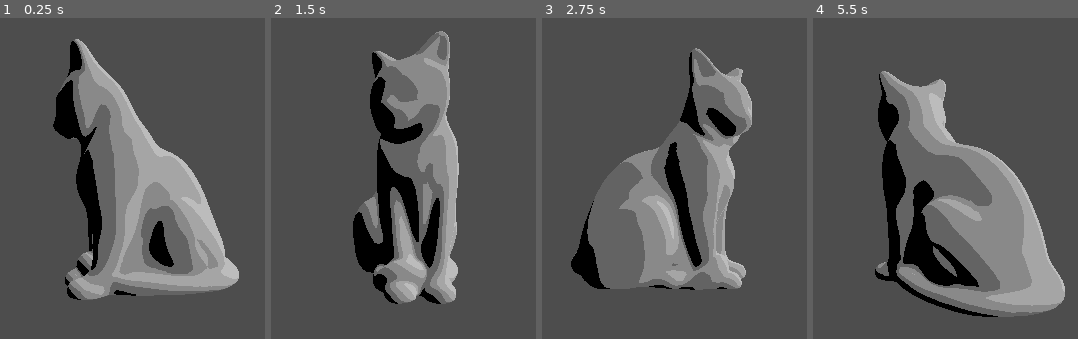
Above: before the commit, frames 1-4 (left to right).
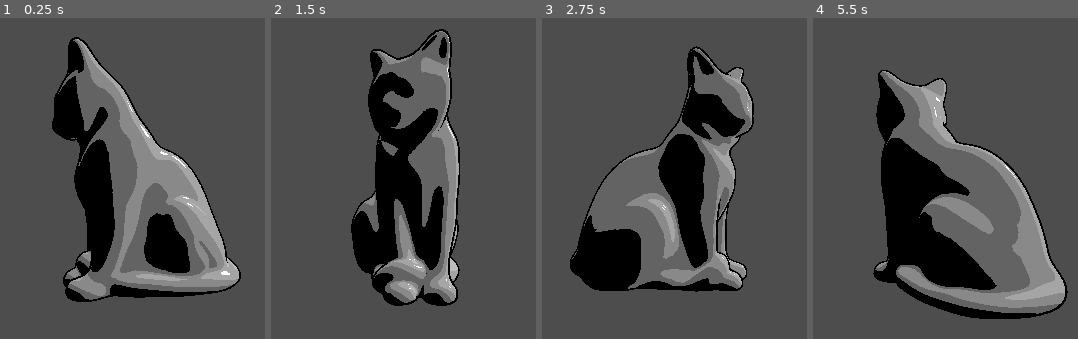
Above: after the commit, the same moments.

Repository: MaronkaJozsef/VFX
Game: Godot game, scene res://Effects/Toon/Toon.tscn
Two runs of this game, one before a commit and one after it. Both use one fixed random seed, a clock stepped at 60 frames per second and the inputs below. The project has no main scene, so this scene is started directly.
Inputs (mouse positions are in pixels of both pictures, inside the frame that each line leads up to):
- Up to frame 1 (0.25 s): no input
- Up to frame 2 (1.5 s): move the mouse to (outside the picture) at 0.52 s; move the mouse to (outside the picture) at 1.27 s
- Up to frame 3 (2.75 s): move the mouse to (754, 95) at 2.02 s
- Up to frame 4 (5.5 s): move the mouse to (905, 284) at 2.77 s; move the mouse to (outside the picture) at 3.52 s; move the mouse to (outside the picture) at 4.27 s; move the mouse to (985, 194) at 5.02 s

The runs differ from the first frame. In frame 1, 21% of the frame differs, in the area x 19-91%, y 5-89%; in frame 2, 15%; in frame 3, 19%; in frame 4, 19%.

Commit message:
Toon shader outline & specular highlight

Diff:
--- a/Effects/Toon/Toon.gdshader
+++ b/Effects/Toon/Toon.gdshader
@@ -12,4 +12,8 @@
 	float intensity = dot(NORMAL, LIGHT) * 2.5f + 2.5f;
 	float band = floor(intensity) * 0.2f;
 	DIFFUSE_LIGHT = band * LIGHT_COLOR * 0.2f;
+
+	vec3 specularReflection = reflect(LIGHT, NORMAL);
+	float specular = clamp(dot(specularReflection, -VIEW), 0.0f, 1.0f);
+	SPECULAR_LIGHT = round(pow(specular, 128.0f)) * LIGHT_COLOR * 0.5f;
 }
--- a/Effects/Toon/Toon.tres
+++ b/Effects/Toon/Toon.tres
@@ -1,7 +1,42 @@
-[gd_resource type="VisualShader" load_steps=8 format=3 uid="uid://c28uuprk8m7vt"]
+[gd_resource type="VisualShader" load_steps=20 format=3 uid="uid://c28uuprk8m7vt"]
+
+[sub_resource type="VisualShaderNodeVectorOp" id="VisualShaderNodeVectorOp_8pj1k"]
+operator = 10
+
+[sub_resource type="VisualShaderNodeInput" id="VisualShaderNodeInput_ww1fi"]
+input_name = "light"
+
+[sub_resource type="VisualShaderNodeInput" id="VisualShaderNodeInput_hsw0s"]
+input_name = "normal"
+
+[sub_resource type="VisualShaderNodeDotProduct" id="VisualShaderNodeDotProduct_ew3jo"]
+
+[sub_resource type="VisualShaderNodeInput" id="VisualShaderNodeInput_wl7o3"]
+input_name = "view"
+
+[sub_resource type="VisualShaderNodeVectorFunc" id="VisualShaderNodeVectorFunc_sfmsm"]
+function = 2
+
+[sub_resource type="VisualShaderNodeClamp" id="VisualShaderNodeClamp_cs45b"]
+
+[sub_resource type="VisualShaderNodeFloatOp" id="VisualShaderNodeFloatOp_8hjfv"]
+default_input_values = [0, 0.0, 1, 128.0]
+operator = 5
 
 [sub_resource type="VisualShaderNodeInput" id="VisualShaderNodeInput_murb7"]
 input_name = "normal"
+
+[sub_resource type="VisualShaderNodeVectorOp" id="VisualShaderNodeVectorOp_dm7su"]
+operator = 2
+
+[sub_resource type="VisualShaderNodeInput" id="VisualShaderNodeInput_n1obx"]
+input_name = "light_color"
+
+[sub_resource type="VisualShaderNodeVectorOp" id="VisualShaderNodeVectorOp_hitor"]
+operator = 2
+
+[sub_resource type="VisualShaderNodeFloatConstant" id="VisualShaderNodeFloatConstant_dxa65"]
+constant = 0.2
 
 [sub_resource type="VisualShaderNodeDotProduct" id="VisualShaderNodeDotProduct_qx3fo"]
 
@@ -57,25 +92,102 @@
 	float n_out9p0 = n_out7p0 * n_in9p1;
 
 
+// Input:11
+	vec3 n_out11p0 = LIGHT;
+
+
+// Input:12
+	vec3 n_out12p0 = NORMAL;
+
+
+// VectorOp:10
+	vec3 n_out10p0 = reflect(n_out11p0, n_out12p0);
+
+
+// Input:14
+	vec3 n_out14p0 = VIEW;
+
+
+// VectorFunc:17
+	vec3 n_out17p0 = -(n_out14p0);
+
+
+// DotProduct:13
+	float n_out13p0 = dot(n_out10p0, n_out17p0);
+
+
+// Clamp:18
+	float n_in18p1 = 0.00000;
+	float n_in18p2 = 1.00000;
+	float n_out18p0 = clamp(n_out13p0, n_in18p1, n_in18p2);
+
+
+// FloatOp:19
+	float n_in19p1 = 128.00000;
+	float n_out19p0 = pow(n_out18p0, n_in19p1);
+
+
+// Input:21
+	vec3 n_out21p0 = LIGHT_COLOR;
+
+
+// VectorOp:20
+	vec3 n_out20p0 = vec3(n_out19p0) * n_out21p0;
+
+
+// FloatConstant:23
+	float n_out23p0 = 0.200000;
+
+
+// VectorOp:22
+	vec3 n_out22p0 = n_out20p0 * vec3(n_out23p0);
+
+
 // Output:0
 	DIFFUSE_LIGHT = vec3(n_out9p0);
+	SPECULAR_LIGHT = n_out22p0;
 
 
 }
 "
-nodes/light/0/position = Vector2(340, 40)
+graph_offset = Vector2(-506.759, 51.5755)
+nodes/light/0/position = Vector2(340, 120)
 nodes/light/2/node = SubResource("VisualShaderNodeInput_murb7")
-nodes/light/2/position = Vector2(-540, 40)
+nodes/light/2/position = Vector2(-720, -180)
 nodes/light/3/node = SubResource("VisualShaderNodeDotProduct_qx3fo")
-nodes/light/3/position = Vector2(-260, 40)
+nodes/light/3/position = Vector2(-440, -180)
 nodes/light/4/node = SubResource("VisualShaderNodeInput_xq6ig")
-nodes/light/4/position = Vector2(-540, 120)
+nodes/light/4/position = Vector2(-720, -100)
 nodes/light/6/node = SubResource("VisualShaderNodeFloatConstant_ql7wn")
-nodes/light/6/position = Vector2(-340, 200)
+nodes/light/6/position = Vector2(-520, -20)
 nodes/light/7/node = SubResource("VisualShaderNodeFloatFunc_nmek2")
-nodes/light/7/position = Vector2(0, 40)
+nodes/light/7/position = Vector2(-180, -180)
 nodes/light/8/node = SubResource("VisualShaderNodeMultiplyAdd_ntdts")
-nodes/light/8/position = Vector2(-140, 40)
+nodes/light/8/position = Vector2(-320, -180)
 nodes/light/9/node = SubResource("VisualShaderNodeFloatOp_3yfdm")
-nodes/light/9/position = Vector2(180, 40)
-nodes/light/connections = PackedInt32Array(2, 0, 3, 0, 4, 0, 3, 1, 3, 0, 8, 0, 6, 0, 8, 1, 6, 0, 8, 2, 8, 0, 7, 0, 7, 0, 9, 0, 9, 0, 0, 0)
+nodes/light/9/position = Vector2(0, -180)
+nodes/light/10/node = SubResource("VisualShaderNodeVectorOp_8pj1k")
+nodes/light/10/position = Vector2(-880, 20)
+nodes/light/11/node = SubResource("VisualShaderNodeInput_ww1fi")
+nodes/light/11/position = Vector2(-1200, 60)
+nodes/light/12/node = SubResource("VisualShaderNodeInput_hsw0s")
+nodes/light/12/position = Vector2(-1200, 140)
+nodes/light/13/node = SubResource("VisualShaderNodeDotProduct_ew3jo")
+nodes/light/13/position = Vector2(-660, 140)
+nodes/light/14/node = SubResource("VisualShaderNodeInput_wl7o3")
+nodes/light/14/position = Vector2(-1200, 280)
+nodes/light/17/node = SubResource("VisualShaderNodeVectorFunc_sfmsm")
+nodes/light/17/position = Vector2(-840, 220)
+nodes/light/18/node = SubResource("VisualShaderNodeClamp_cs45b")
+nodes/light/18/position = Vector2(-520, 140)
+nodes/light/19/node = SubResource("VisualShaderNodeFloatOp_8hjfv")
+nodes/light/19/position = Vector2(-340, 180)
+nodes/light/20/node = SubResource("VisualShaderNodeVectorOp_dm7su")
+nodes/light/20/position = Vector2(-160, 220)
+nodes/light/21/node = SubResource("VisualShaderNodeInput_n1obx")
+nodes/light/21/position = Vector2(-460, 340)
+nodes/light/22/node = SubResource("VisualShaderNodeVectorOp_hitor")
+nodes/light/22/position = Vector2(0, 320)
+nodes/light/23/node = SubResource("VisualShaderNodeFloatConstant_dxa65")
+nodes/light/23/position = Vector2(-240, 440)
+nodes/light/connections = PackedInt32Array(2, 0, 3, 0, 4, 0, 3, 1, 3, 0, 8, 0, 6, 0, 8, 1, 6, 0, 8, 2, 8, 0, 7, 0, 7, 0, 9, 0, 9, 0, 0, 0, 11, 0, 10, 0, 12, 0, 10, 1, 10, 0, 13, 0, 14, 0, 17, 0, 17, 0, 13, 1, 13, 0, 18, 0, 18, 0, 19, 0, 19, 0, 20, 0, 21, 0, 20, 1, 23, 0, 22, 1, 22, 0, 0, 1, 20, 0, 22, 0)
--- a/Effects/Toon/Toon.tscn
+++ b/Effects/Toon/Toon.tscn
@@ -1,17 +1,24 @@
-[gd_scene load_steps=5 format=3 uid="uid://cbtv3f56veyfr"]
+[gd_scene load_steps=7 format=3 uid="uid://cbtv3f56veyfr"]
 
 [ext_resource type="PackedScene" uid="uid://n2h6i763ps46" path="res://Prefabs/Rotator.tscn" id="1_0pok2"]
 [ext_resource type="ArrayMesh" uid="uid://dp7vcxr2ke3t2" path="res://Effects/CoordinateSpaces/CatMesh.tres" id="2_5rwm0"]
 [ext_resource type="Shader" path="res://Effects/Toon/Toon.gdshader" id="2_fhvht"]
+[ext_resource type="Shader" path="res://Effects/Toon/ToonOutline.gdshader" id="3_tlq8d"]
+
+[sub_resource type="ShaderMaterial" id="ShaderMaterial_bi30l"]
+render_priority = 0
+shader = ExtResource("2_fhvht")
 
 [sub_resource type="ShaderMaterial" id="ShaderMaterial_riedg"]
 render_priority = 0
-shader = ExtResource("2_fhvht")
+next_pass = SubResource("ShaderMaterial_bi30l")
+shader = ExtResource("3_tlq8d")
+shader_parameter/offset = 0.002
 
 [node name="Toon" type="Node3D"]
 
 [node name="DirectionalLight3D" type="DirectionalLight3D" parent="."]
-transform = Transform3D(-0.845779, 0.44862, -0.288789, 0.261617, 0.820456, 0.508339, 0.464989, 0.35439, -0.811291, 0, 0, 0)
+transform = Transform3D(-0.565883, 0.557049, -0.607843, 0.261617, 0.820456, 0.508338, 0.781878, 0.128638, -0.610016, 0, 0, 0)
 shadow_enabled = true
 
 [node name="Camera3D" type="Camera3D" parent="."]
--- /dev/null
+++ b/Effects/Toon/ToonOutline.gdshader
@@ -0,0 +1,12 @@
+shader_type spatial;
+render_mode cull_front, unshaded;
+
+uniform float offset: hint_range(0.0, 1.0, 0.001) = 0.1f;
+
+void vertex() {
+	VERTEX += NORMAL * offset;
+}
+
+void fragment() {
+	ALBEDO = vec3(0);
+}
--- /dev/null
+++ b/Effects/Toon/ToonOutline.tres
@@ -0,0 +1,87 @@
+[gd_resource type="VisualShader" load_steps=7 format=3 uid="uid://cgx5v1b5y0wbn"]
+
+[sub_resource type="VisualShaderNodeColorConstant" id="VisualShaderNodeColorConstant_pdr11"]
+constant = Color(0, 0, 0, 1)
+
+[sub_resource type="VisualShaderNodeInput" id="VisualShaderNodeInput_7epse"]
+input_name = "normal"
+
+[sub_resource type="VisualShaderNodeVectorOp" id="VisualShaderNodeVectorOp_58axq"]
+operator = 2
+
+[sub_resource type="VisualShaderNodeFloatParameter" id="VisualShaderNodeFloatParameter_rjqdw"]
+parameter_name = "FloatParameter"
+hint = 2
+step = 0.001
+default_value_enabled = true
+default_value = 0.002
+
+[sub_resource type="VisualShaderNodeInput" id="VisualShaderNodeInput_5lmdv"]
+input_name = "vertex"
+
+[sub_resource type="VisualShaderNodeVectorOp" id="VisualShaderNodeVectorOp_4vgnj"]
+
+[resource]
+code = "shader_type spatial;
+render_mode blend_mix, depth_draw_opaque, cull_front, diffuse_lambert, specular_disabled, unshaded;
+
+uniform float FloatParameter : hint_range(0, 1, 0.0010000000475) = 0.00200000009499;
+
+
+
+void vertex() {
+// Input:5
+	vec3 n_out5p0 = VERTEX;
+
+
+// Input:2
+	vec3 n_out2p0 = NORMAL;
+
+
+// FloatParameter:4
+	float n_out4p0 = FloatParameter;
+
+
+// VectorOp:3
+	vec3 n_out3p0 = n_out2p0 * vec3(n_out4p0);
+
+
+// VectorOp:6
+	vec3 n_out6p0 = n_out5p0 + n_out3p0;
+
+
+// Output:0
+	VERTEX = n_out6p0;
+
+
+}
+
+void fragment() {
+// ColorConstant:2
+	vec4 n_out2p0 = vec4(0.000000, 0.000000, 0.000000, 1.000000);
+
+
+// Output:0
+	ALBEDO = vec3(n_out2p0.xyz);
+
+
+}
+"
+graph_offset = Vector2(-337.003, 17.1229)
+modes/cull = 1
+modes/specular = 2
+flags/unshaded = true
+nodes/vertex/2/node = SubResource("VisualShaderNodeInput_7epse")
+nodes/vertex/2/position = Vector2(-620, 220)
+nodes/vertex/3/node = SubResource("VisualShaderNodeVectorOp_58axq")
+nodes/vertex/3/position = Vector2(-180, 260)
+nodes/vertex/4/node = SubResource("VisualShaderNodeFloatParameter_rjqdw")
+nodes/vertex/4/position = Vector2(-560, 320)
+nodes/vertex/5/node = SubResource("VisualShaderNodeInput_5lmdv")
+nodes/vertex/5/position = Vector2(-620, 120)
+nodes/vertex/6/node = SubResource("VisualShaderNodeVectorOp_4vgnj")
+nodes/vertex/6/position = Vector2(40, 120)
+nodes/vertex/connections = PackedInt32Array(2, 0, 3, 0, 4, 0, 3, 1, 5, 0, 6, 0, 3, 0, 6, 1, 6, 0, 0, 0)
+nodes/fragment/2/node = SubResource("VisualShaderNodeColorConstant_pdr11")
+nodes/fragment/2/position = Vector2(200, 200)
+nodes/fragment/connections = PackedInt32Array(2, 0, 0, 0)
